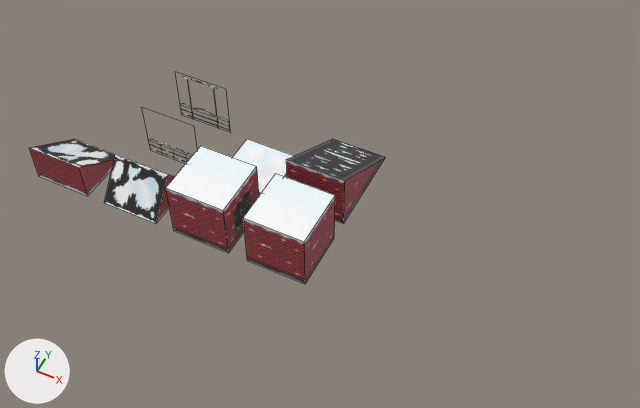
The Blender file environment/meshes/environment.blend, before and after one commit.
Rendered twice from a 50 mm lens placed at (16.8, -26.7, 32.3), pointed at (4.0, -1.0, 0.2). Arrows for +X, +Y and +Z are at lower left; the lights stay in place. Mesh edges are drawn as thin lines.

Before the edit, the objects in view are built like this:
```python
me_cube = bpy.data.meshes.new('Cube')
me_cube.from_pydata(...)  # 8 vertices, 6 faces; spans x -1.5..1.5, y -1.5..1.5, z 0.0..3.0
# faces by material slot: [2, 1, 1, 1, 1]
me_cube.materials.append(mat_brick_wall)  # picture img_brick_wall_png
me_cube.materials.append(mat_brick_wall_window)  # picture img_brick_wall_window_png
me_cube.materials.append(mat_brick_wall_door)  # picture img_brtick_wall_door_png
me_cube.materials.append(mat_snow)  # picture img_snow_png_001
me_cube.materials.append(mat_bircks_only)  # picture img_brick_no_snow_png
me_cube_003 = bpy.data.meshes.new('Cube.003')
me_cube_003.from_pydata(...)  # 6 vertices, 5 faces; spans x -1.5..1.5, y -1.5..1.5, z 0.0..2.0
# faces by material slot: [1, 1, 3]
me_cube_003.materials.append(mat_roof)  # picture img_roof_black_png
me_cube_003.materials.append(mat_bircks_only)  # picture img_brick_no_snow_png
me_cube_003.materials.append(mat_bricks_no_snow)  # picture img_brick_wall_no_shadow_png
me_cube_004 = bpy.data.meshes.new('Cube.004')
me_cube_004.from_pydata(...)  # 9 vertices, 5 faces; spans x -1.5..1.5, y -1.5..3.5, z 0.0..3.0
# faces by material slot: [3, 1, 1]
me_cube_004.materials.append(mat_brick_wall)  # picture img_brick_wall_png
me_cube_004.materials.append(mat_bircks_only)  # picture img_brick_no_snow_png
me_cube_004.materials.append(mat_stair)  # picture img_stairs_png
ob_brick_stairs_col = bpy.data.objects.new('brick_stairs.col', me_cube_004)
ob_brick_stairs_col.location = (4.0, 0.0, 0.0)
ob_brick_window_door_col = bpy.data.objects.new('brick_window_door.col', me_cube)
ob_brick_window_door_col.location = (0.0, -4.0, 0.0)
ob_roof_black_col = bpy.data.objects.new('roof_black.col', me_cube_003)
ob_roof_black_col.location = (-8.0, -4.0, 0.0)
# also in view: 'brick_only.col' at (4.0, -4.0, 1.5); 'snow.col' at (0.0, 0.0, 0.0); 'roof_black_com.col' at (-4.0, -4.0, 1.0)
```
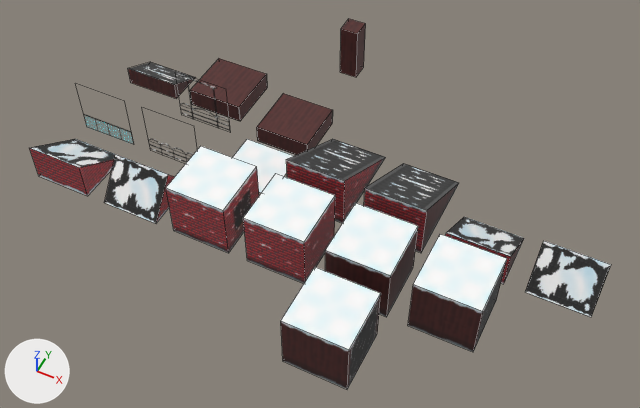
What differs and where, as boxes (x1, y1, x2, y2) in the pictures (640 x 408 px):
'wood_2_side_window.col', added
    after: (281, 267, 381, 389)
'wood_window_door.col', added
    after: (408, 234, 507, 352)
'wood_only.col', added
    after: (325, 203, 418, 317)
'wood_stairs.col', added
    after: (364, 164, 459, 253)
'wood_roof_connected.col', added
    after: (525, 241, 611, 317)
'wood_deck.col', added (brown)
    after: (257, 93, 333, 155)
'wood_deck_raised.col', added (brown)
    after: (190, 58, 267, 121)
'wood_roof.col', added
    after: (446, 217, 524, 284)
'wood_deck_stairs.col', added
    after: (128, 62, 196, 99)
'wood_pillar.col', added (brown)
    after: (340, 19, 366, 77)
'fence.col.001', added
    after: (84, 114, 134, 144)

Diff of the bpy script that builds the scene:
```diff
--- a/environment/meshes/environment.blend.py
+++ b/environment/meshes/environment.blend.py
@@ mat_modern_fence @@
+mat_modern_fence = bpy.data.materials.new('modern_fence')
+# uses the picture img_modern_fence_png
@@ ob_fence_col_001 @@
+ob_fence_col_001 = bpy.data.objects.new('fence.col.001', me_plane_006)  # 4 vertices, 1 face; spans x -1.5..1.5, y -1.5, z 0.0..3.0
+ob_fence_col_001.location = (-8.0, 0.0, 0.0)
@@ ob_wood_deck_stairs_col @@
+ob_wood_deck_stairs_col = bpy.data.objects.new('wood_deck_stairs.col', me_plane_005)  # 6 vertices, 5 faces; spans x -1.5..1.5, y -1.5..0.5, z 0.0..1.0; in mat_wood_only (picture img_wood_wall_no_snow_png), mat_stair (picture img_stairs_png)
+ob_wood_deck_stairs_col.location = (-8.0, 4.0, 0.0)
@@ ob_wood_deck_raised_col @@
+ob_wood_deck_raised_col = bpy.data.objects.new('wood_deck_raised.col', me_plane_004)  # 24 vertices, 6 faces; spans x -1.5..1.5, y -1.5..1.5, z 0.0..1.0; in mat_wood_only (picture img_wood_wall_no_snow_png)
+ob_wood_deck_raised_col.location = (-4.0, 4.0, 0.0)
@@ ob_wood_pillar_col @@
+ob_wood_pillar_col = bpy.data.objects.new('wood_pillar.col', me_cube_011)  # a box spanning x 0.5..1.5, y 0.5..1.5, z 0.0..3.0; in mat_wood_only (picture img_wood_wall_no_snow_png)
+ob_wood_pillar_col.location = (0.0, 8.0, 0.0)
@@ ob_wood_deck_col @@
+ob_wood_deck_col = bpy.data.objects.new('wood_deck.col', me_plane_003)  # 24 vertices, 6 faces; spans x -1.5..1.5, y -1.5..1.5, z -1.0..0.0; in mat_wood_only (picture img_wood_wall_no_snow_png)
+ob_wood_deck_col.location = (0.0, 4.0, 0.0)
@@ ob_wood_2_side_window_col @@
+ob_wood_2_side_window_col = bpy.data.objects.new('wood_2_side_window.col', me_cube_010)  # 8 vertices, 6 faces; spans x -1.5..1.5, y -1.5..1.5, z 0.0..3.0; in mat_snow (picture img_snow_png_001), mat_wood_wall (picture img_wood_wall_png), mat_wood_only (picture img_wood_wall_no_snow_png), mat_wood_window (picture img_wood_wall_window_png)
+ob_wood_2_side_window_col.location = (8.0, -8.0, 0.0)
@@ ob_wood_roof_col @@
+ob_wood_roof_col = bpy.data.objects.new('wood_roof.col', me_cube_009)  # 6 vertices, 5 faces; spans x -1.5..1.5, y -1.5..1.5, z 0.0..2.0; in mat_roof (picture img_roof_black_png), mat_bricks_no_snow (picture img_brick_wall_no_shadow_png), mat_wood_no_shadow (picture img_wood_wall_no_shadow_png)
+ob_wood_roof_col.location = (12.0, 0.0, 0.0)
@@ ob_wood_roof_connected_col @@
+ob_wood_roof_connected_col = bpy.data.objects.new('wood_roof_connected.col', me_cube_008)  # 6 vertices, 5 faces; spans x -1.5..1.5, y -1.5..1.5, z 0.0..2.0; in mat_roof (picture img_roof_black_png), mat_wood_no_shadow (picture img_wood_wall_no_shadow_png), mat_wood_only (picture img_wood_wall_no_snow_png)
+ob_wood_roof_connected_col.location = (16.0, 0.0, 0.0)
@@ ob_wood_stairs_col @@
+ob_wood_stairs_col = bpy.data.objects.new('wood_stairs.col', me_cube_007)  # 9 vertices, 5 faces; spans x -1.5..1.5, y -1.5..3.5, z 0.0..3.0; in mat_brick_wall (picture img_brick_wall_png), mat_stair (picture img_stairs_png), mat_wood_only (picture img_wood_wall_no_snow_png), mat_wood_wall (picture img_wood_wall_png)
+ob_wood_stairs_col.location = (8.0, 0.0, 0.0)
@@ ob_wood_window_door_col @@
+ob_wood_window_door_col = bpy.data.objects.new('wood_window_door.col', me_cube_006)  # 8 vertices, 6 faces; spans x -1.5..1.5, y -1.5..1.5, z 0.0..3.0; in mat_snow (picture img_snow_png_001), mat_wood_wall (picture img_wood_wall_png), mat_wood_only (picture img_wood_wall_no_snow_png), mat_wood_door (picture img_wood_wall_door_png), mat_wood_window (picture img_wood_wall_window_png)
+ob_wood_window_door_col.location = (12.0, -4.0, 0.0)
@@ ob_wood_only_col @@
+ob_wood_only_col = bpy.data.objects.new('wood_only.col', me_cube_005)  # 8 vertices, 6 faces; spans x -1.5..1.5, y -1.5..1.5, z 0.0..3.0; in mat_snow (picture img_snow_png_001), mat_wood_wall (picture img_wood_wall_png), mat_wood_only (picture img_wood_wall_no_snow_png)
+ob_wood_only_col.location = (8.0, -4.0, 0.0)
```
